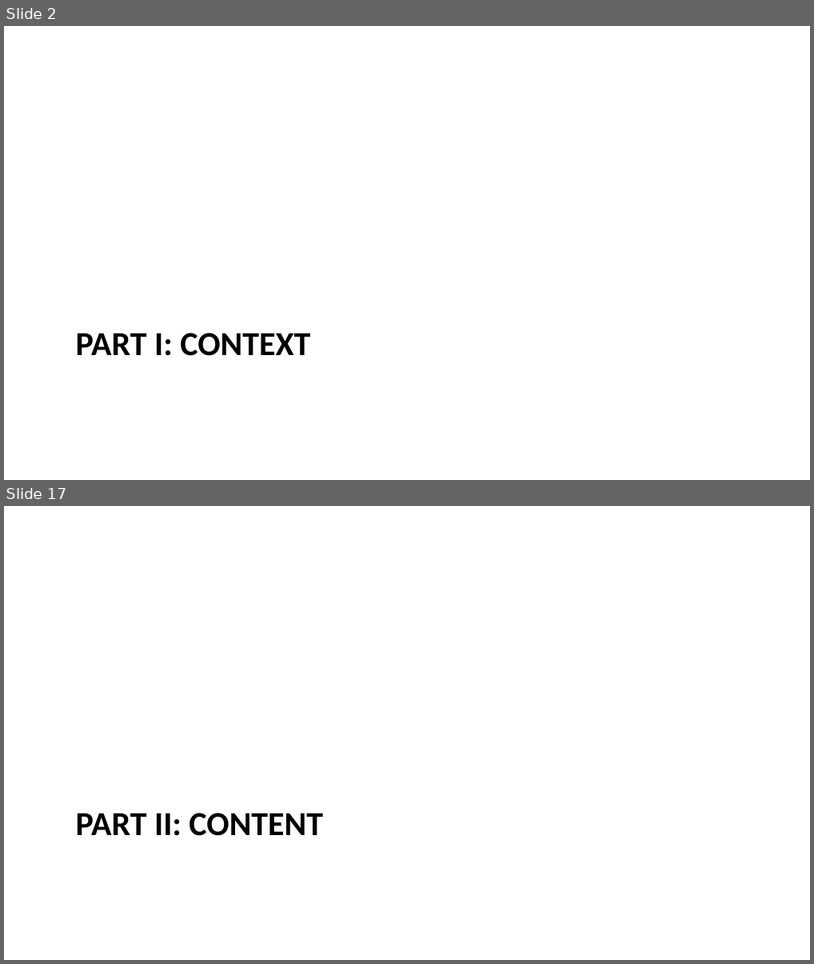
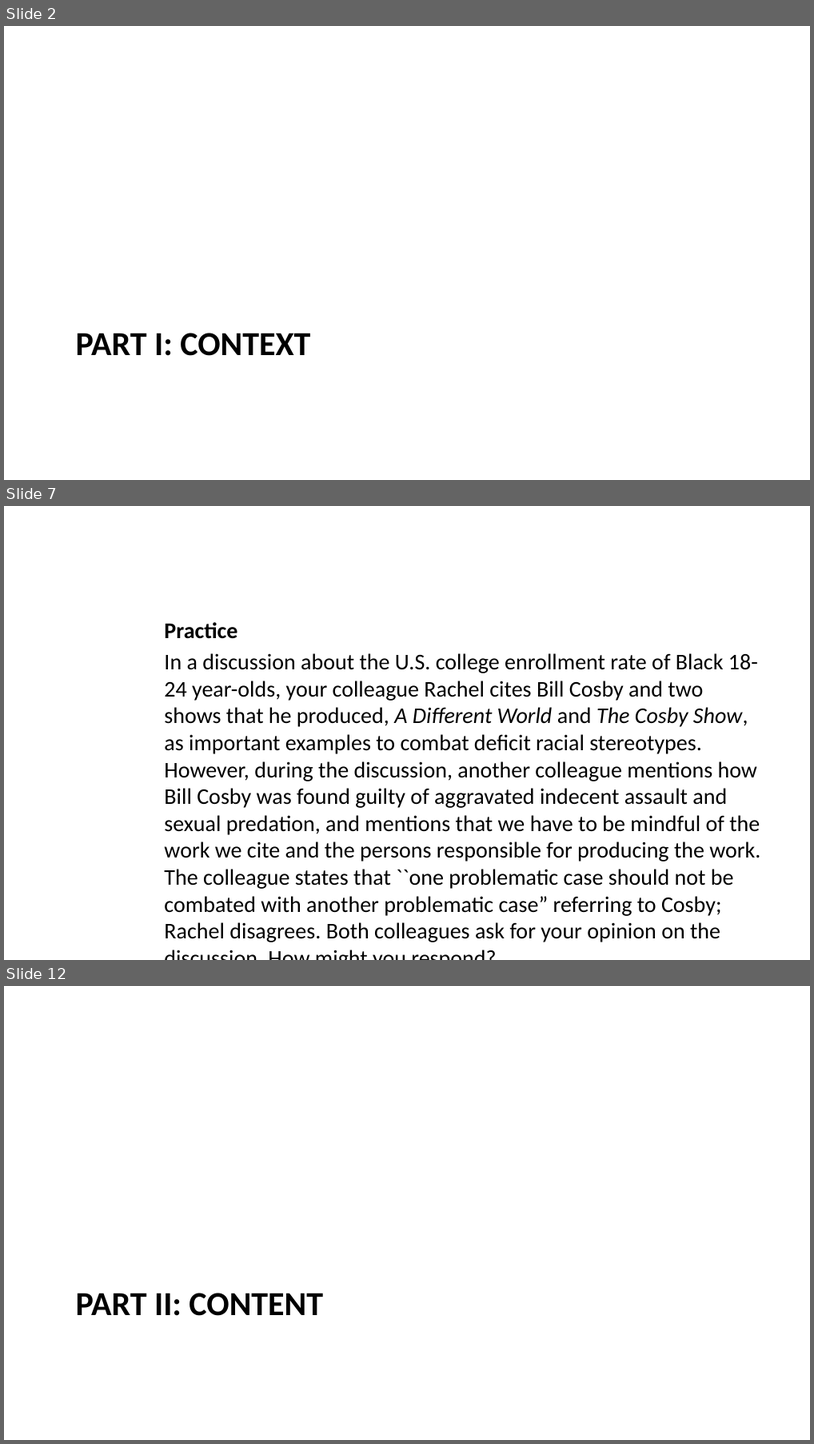
Before and after one commit to data-202/sp25, a slide deck: docs/weeks/week02.pptx. Shown one above the other, each under a label of ours: slides 2 and 17 before the commit, slides 2, 7 and 12 after it; the slides between them are not shown. The pictures are 814x964 and 814x1444 pixels, drawn with LibreOffice and Linux fonts; fonts in the diff are those of the drawing. Boxes give left, top, right and bottom in pixels: in the first picture for what was removed or moved away, otherwise in the second. Text is boxed around its words. In the diff, an @@ line names an element or a change of style, - is before the commit and + after.

```diff
--- a/docs/weeks/week02.pptx
+++ b/docs/weeks/week02.pptx
@@ slide 7 added at (x1=4, y1=506, x2=810, y2=960), background #FFFFFF @@
@@ text added at (x1=164, y1=622, x2=761, y2=942), 20 pt, text #000000 @@
+Practice
+In a discussion about the U.S. college enrollment rate of Black 18-24 year-olds, your colleague Rachel cites Bill Cosby and two shows that he produced, A Different World and The Cosby Show, as important examples to combat deficit racial stereotypes. However, during the discussion, another colleague mentions how Bill Cosby was found guilty of aggravated indecent assault and sexual predation, and mentions that we have to be mindful of the work we cite and the persons responsible for producing the work. The colleague states that ``one problematic case should not be combated with another problematic case” referring to Cosby; Rachel disagrees. Both colleagues ask for your opinion on the discussion. How might you respond?
@@ what was slide 17 is now slide 12 @@
```
Also in this commit, not shown: 3 slides changed, 9 other slides added, 1 slide removed, 7 other files.
